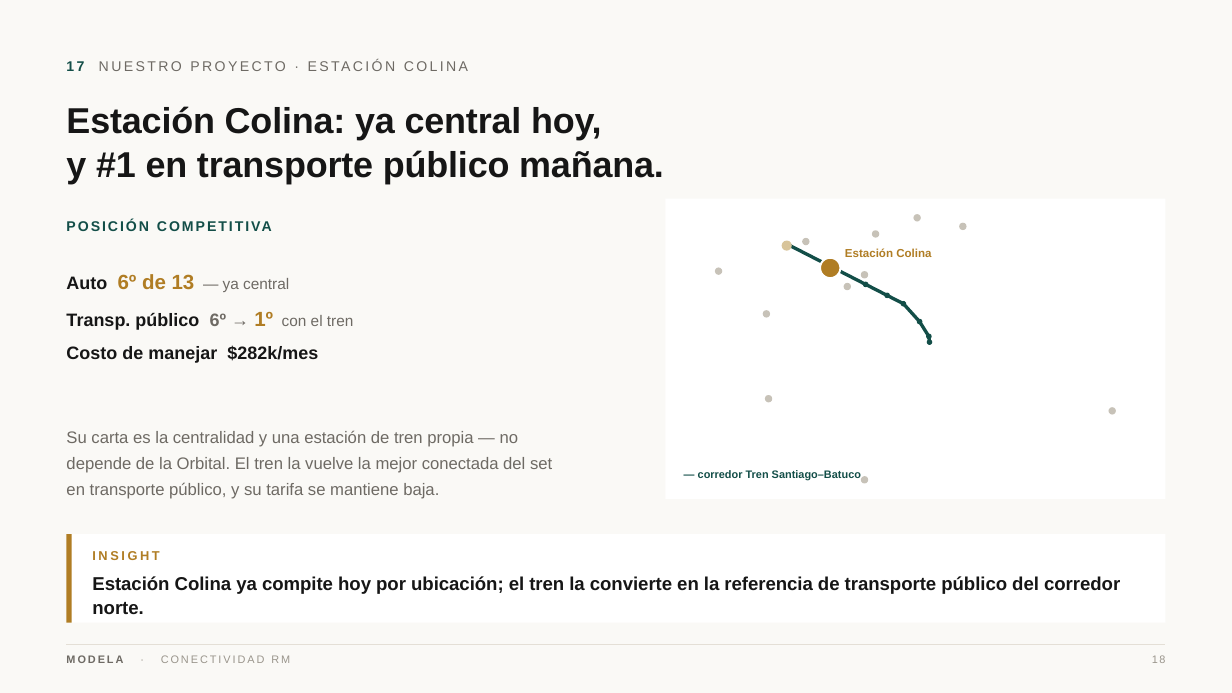
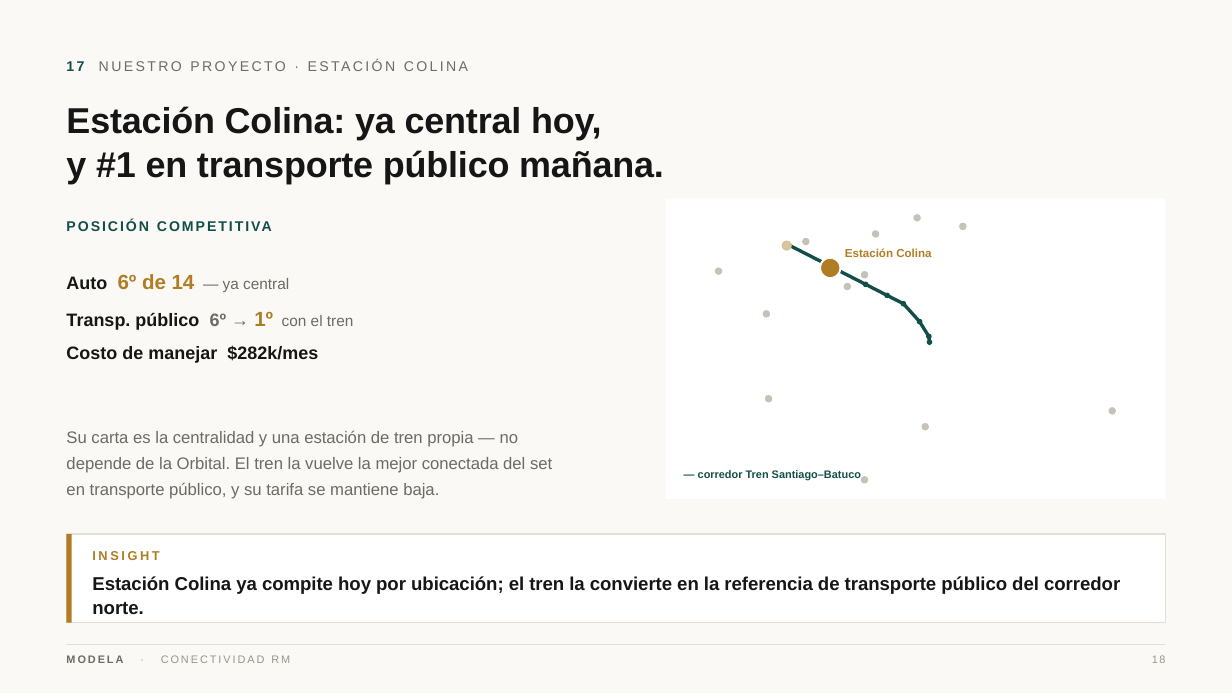
Before and after one commit to modela-simulador/modela-simulador, a slide deck: slide 18 of public/conectividad/Conectividad-Modela.pptx. Drawn at 1232x693 pixels with LibreOffice and Linux fonts; fonts in the diff are those of the drawing. Boxes give left, top, right and bottom in pixels: in the first picture for what was removed or moved away, otherwise in the second. Text is boxed around its words. In the diff, an @@ line names an element or a change of style, - is before the commit and + after.

```diff
--- a/public/conectividad/Conectividad-Modela.pptx
+++ b/public/conectividad/Conectividad-Modela.pptx
@@ text at (66, 274, 289, 292): text changed @@
-Auto 6º de 13 — ya central
+Auto 6º de 14 — ya central
@@ ellipse added at (921, 423, 929, 431), fill #C7C2B8 @@
@@ rectangle at (67, 534, 1165, 623): outline none to #E4DFD6 1 pt @@
```
Also in this commit, not shown: 18 other slides changed, 42 other files.
